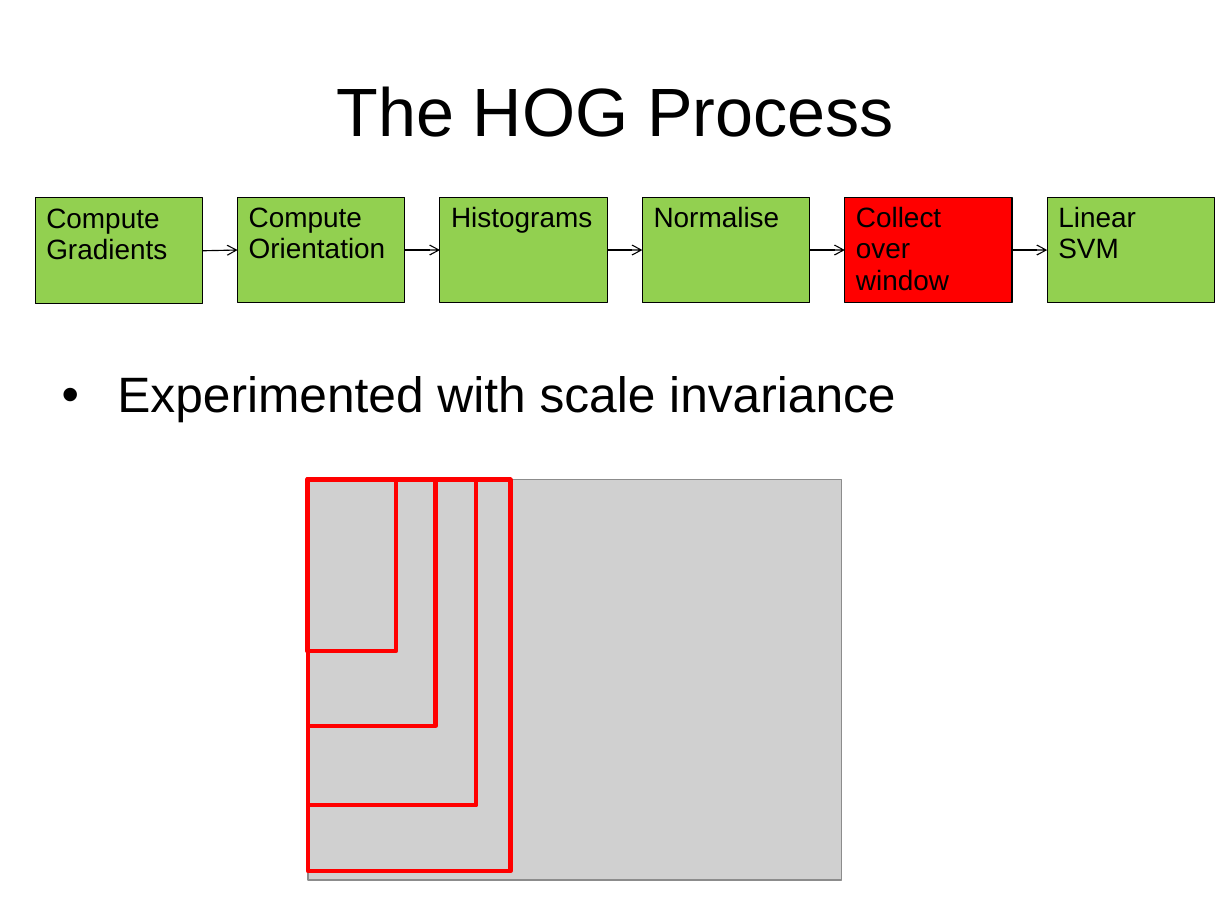
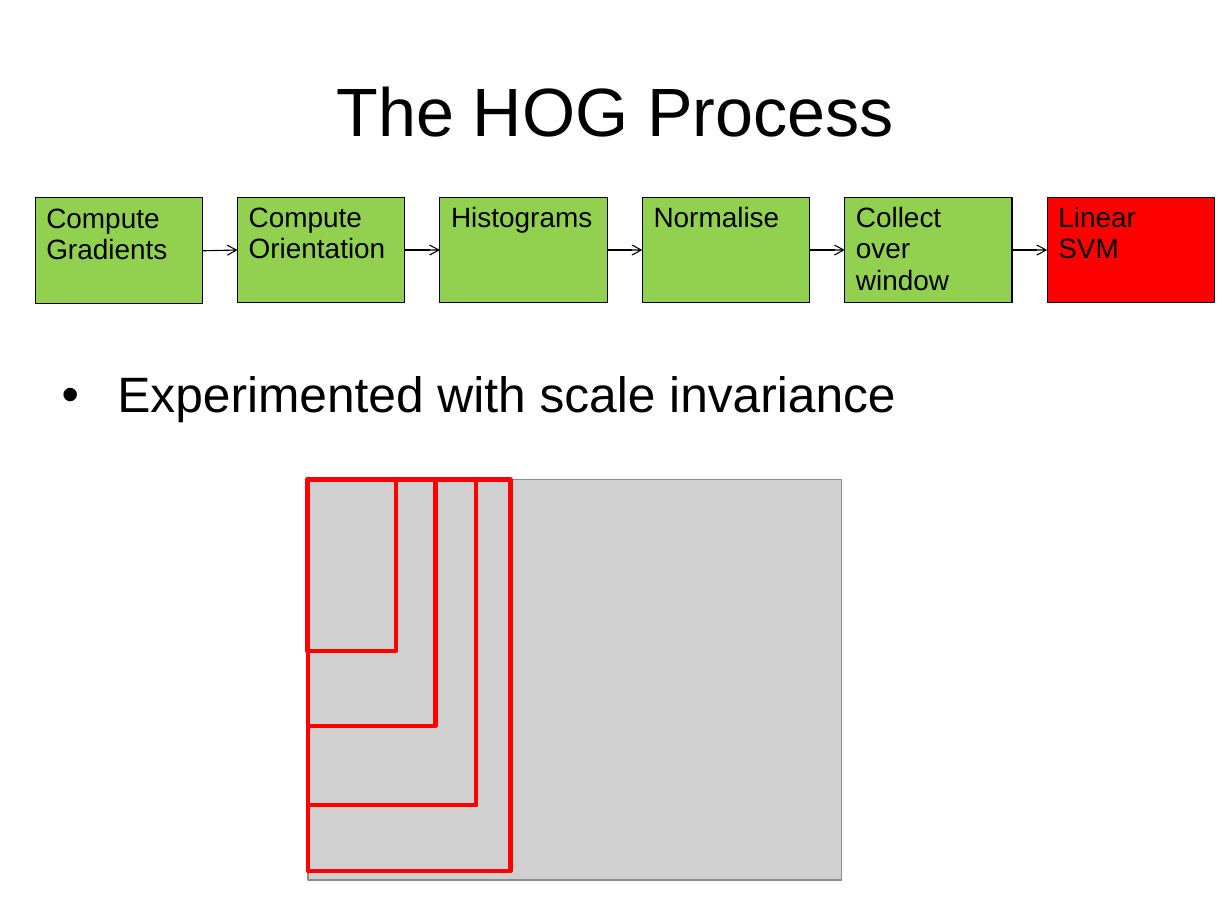
Before and after one commit to jgac1g08/OrientedGrads, a slide deck: slide 16 of HOGPres1.pptx (slide 23 before the commit). Drawn at 1232x924 pixels with LibreOffice and Linux fonts; fonts in the diff are those of the drawing; grey boxes stand for pictures. Boxes give left, top, right and bottom in pixels: in the first picture for what was removed or moved away, otherwise in the second. Text is boxed around its words. In the diff, an @@ line names an element or a change of style, - is before the commit and + after.

```diff
--- a/HOGPres1.pptx
+++ b/HOGPres1.pptx
@@ rectangle "Collect over window" at box(845, 197, 1013, 302): fill #FF0000 to #92D050 @@
@@ rectangle "Linear SVM" at box(1048, 197, 1215, 302): fill #92D050 to #FF0000 @@
```
Also in this commit, not shown: 4 other slides changed, 1 slide added, 7 slides removed.
